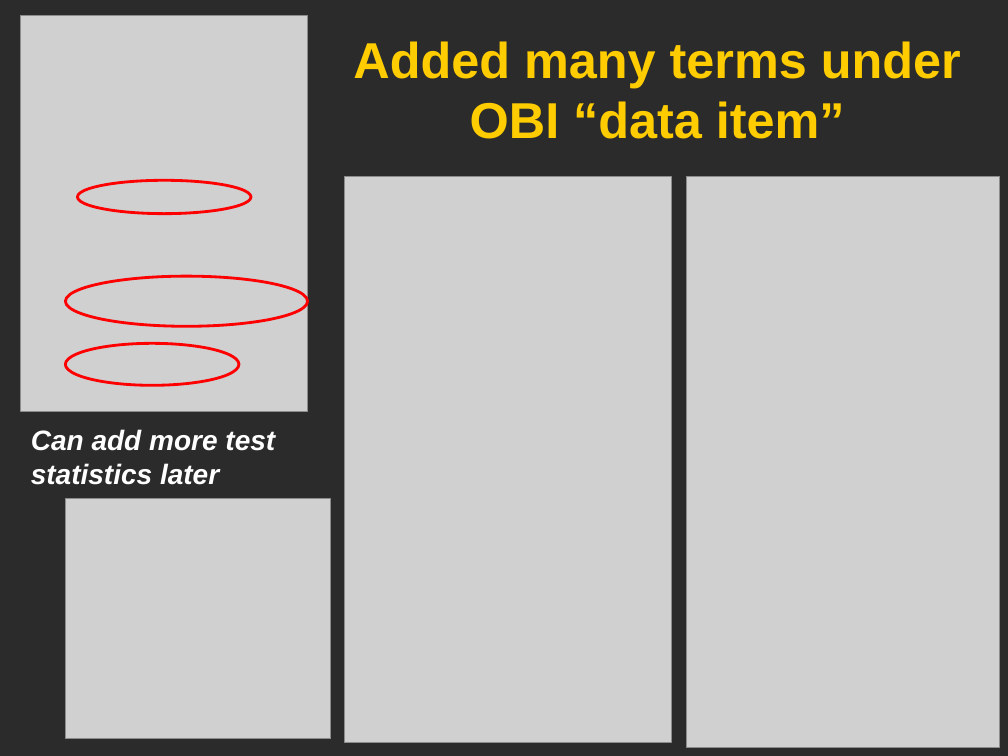
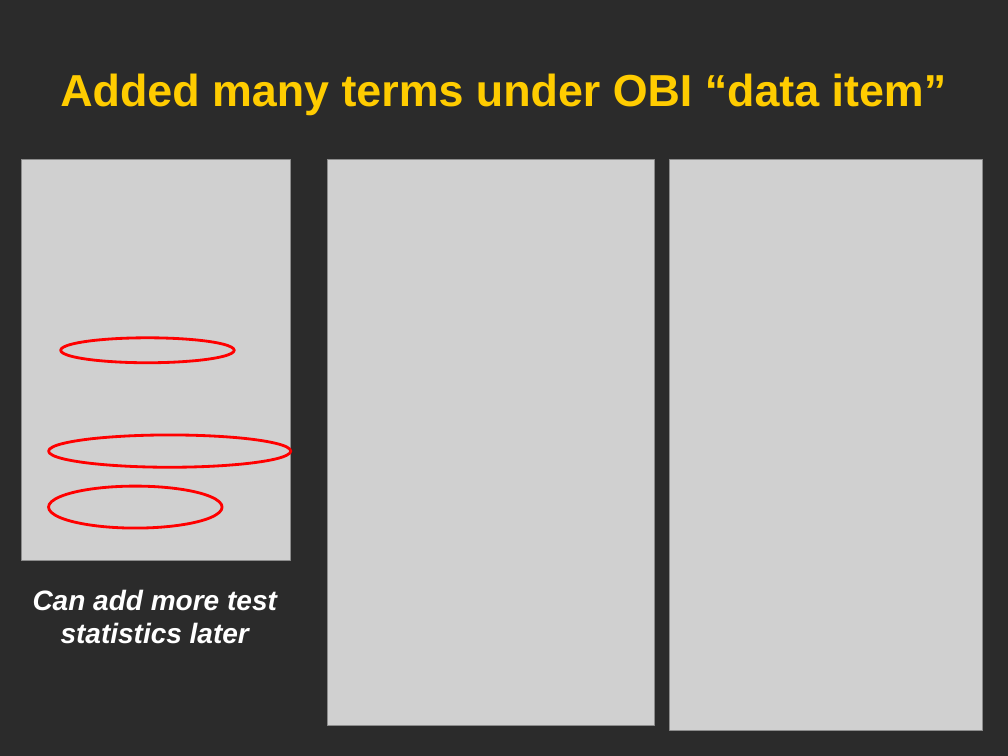
Before and after one commit to obi-ontology/obi-legacy-svn, a slide deck: slide 7 of trunk/docs/presentations/OBI workshop May 2012 Ann Arbor/OBI Statistics/OBIstat_Apr82013.pptx. Drawn at 1008x756 pixels with LibreOffice and Linux fonts; fonts in the diff are those of the drawing; grey boxes stand for pictures; background and template pictures are left out; a plain dark background stands for a picture behind light text. Boxes give left, top, right and bottom in pixels: in the first picture for what was removed or moved away, otherwise in the second. Text is boxed around its words. In the diff, an @@ line names an element or a change of style, - is before the commit and + after.

```diff
--- a/trunk/docs/presentations/OBI workshop May 2012 Ann Arbor/OBI Statistics/OBIstat_Apr82013.pptx
+++ b/trunk/docs/presentations/OBI workshop May 2012 Ann Arbor/OBI Statistics/OBIstat_Apr82013.pptx
@@ picture removed at (x1=21, y1=16, x2=307, y2=412) @@
@@ title "Added many terms under OBI ..." moved from (x1=353, y1=41, x2=961, y2=139) to (x1=60, y1=73, x2=946, y2=115) @@
@@ title "Added many terms under OBI ..." at (x1=60, y1=73, x2=946, y2=115): size 36 to 32 pt @@
@@ picture added at (x1=21, y1=159, x2=291, y2=559) @@
@@ picture moved from (x1=345, y1=176, x2=671, y2=742) to (x1=328, y1=159, x2=654, y2=725) @@
@@ picture moved from (x1=686, y1=176, x2=999, y2=748) to (x1=670, y1=159, x2=983, y2=731) @@
@@ ellipse resized from (x1=78, y1=180, x2=251, y2=214) to (x1=60, y1=338, x2=234, y2=363) @@
@@ ellipse resized from (x1=66, y1=276, x2=307, y2=327) to (x1=48, y1=435, x2=290, y2=468) @@
@@ ellipse moved from (x1=66, y1=344, x2=239, y2=386) to (x1=48, y1=486, x2=222, y2=528) @@
@@ picture removed at (x1=66, y1=499, x2=331, y2=739) @@
@@ text "Can add more test statistics ..." moved from (x1=31, y1=429, x2=275, y2=485) to (x1=33, y1=589, x2=277, y2=644) @@
@@ text "Can add more test statistics ..." at (x1=33, y1=589, x2=277, y2=644): alignment left to centre @@
```
Also in this commit, not shown: 4 other slides changed, 1 slide added, 3 other files.
